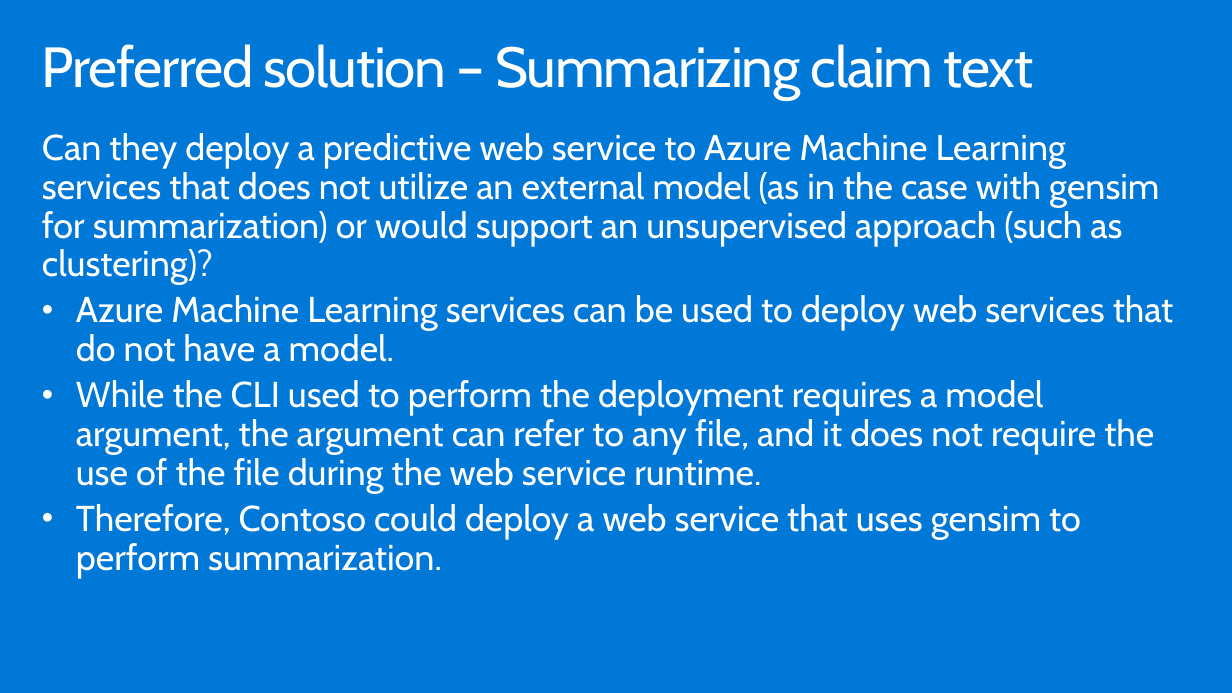
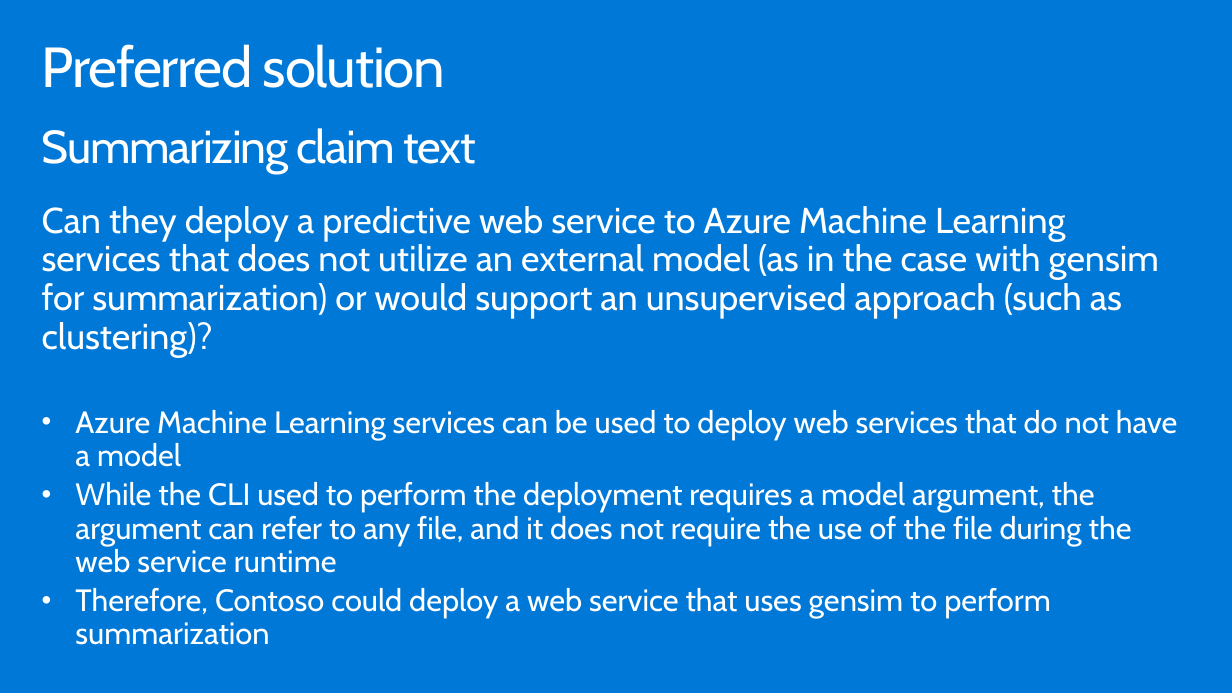
Before and after one commit to nenves/MCW-Cognitive-services-and-deep-learning, a slide deck: slide 23 of Whiteboard design session/WDS trainer presentation - Cognitive Services and deep learning.pptx. Drawn at 1232x693 pixels with LibreOffice and Linux fonts; fonts in the diff are those of the drawing. Boxes give left, top, right and bottom in pixels: in the first picture for what was removed or moved away, otherwise in the second. Text is boxed around its words. In the diff, an @@ line names an element or a change of style, - is before the commit and + after.

```diff
--- a/Whiteboard design session/WDS trainer presentation - Cognitive Services and deep learning.pptx
+++ b/Whiteboard design session/WDS trainer presentation - Cognitive Services and deep learning.pptx
@@ title at (x1=42, y1=44, x2=445, y2=88): text changed; size 44.1 to 44 pt @@
-Preferred solution – Summarizing claim text
+Preferred solution
@@ text added at (x1=42, y1=128, x2=475, y2=174), 36 pt, text #FFFFFF @@
+Summarizing claim text
@@ text "Can they deploy a predictive ..." moved from (x1=42, y1=133, x2=1174, y2=579) to (x1=42, y1=206, x2=1178, y2=645) @@
@@ text at (x1=75, y1=410, x2=1178, y2=645): text changed; size 28 to 24 pt @@
-• Azure Machine Learning services can be used to deploy web services that do not have a model.
-• While the CLI used to perform the deployment requires a model argument, the argument can refer to any file, and it does not require the use of the file during the web service runtime.
-• Therefore, Contoso could deploy a web service that uses gensim to perform summarization.
+• Azure Machine Learning services can be used to deploy web services that do not have a model
+• While the CLI used to perform the deployment requires a model argument, the argument can refer to any file, and it does not require the use of the file during the web service runtime
+• Therefore, Contoso could deploy a web service that uses gensim to perform summarization
```
Also in this commit, not shown: 22 other slides changed.
